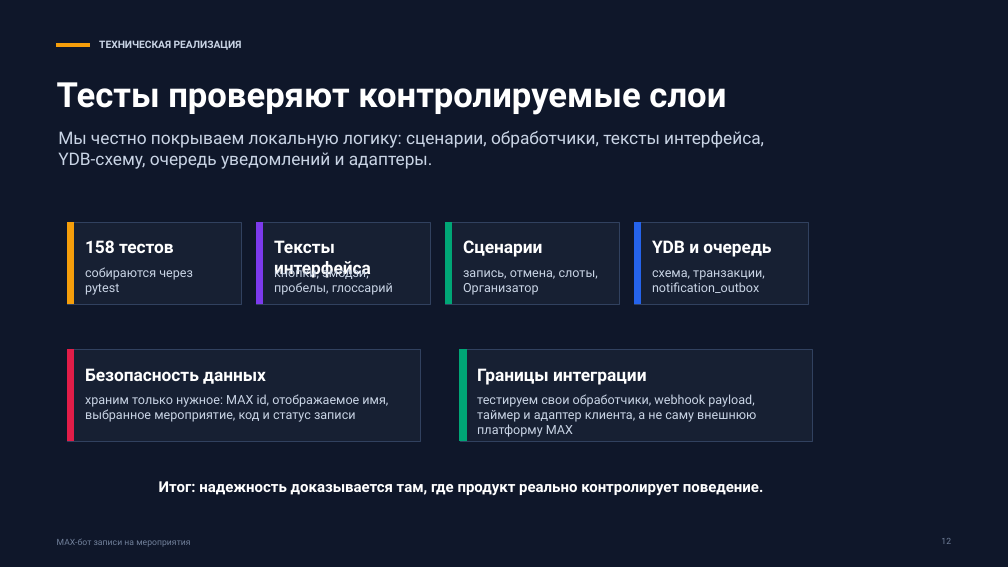
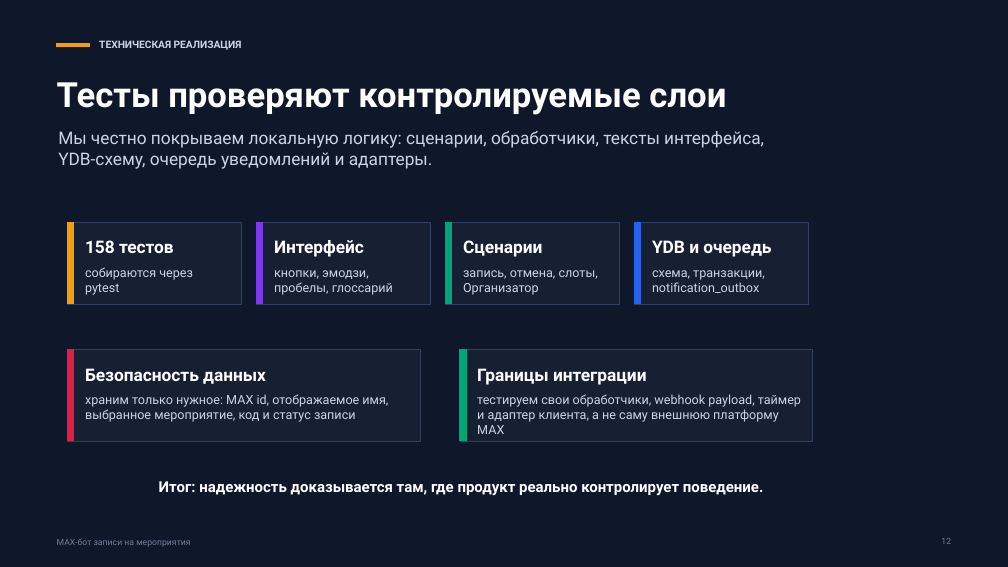
Before and after one commit to ThereDrD0/max, a slide deck: slide 12 of docs/presentations/max-bot-meetup.pptx. Drawn at 1008x567 pixels with LibreOffice and Linux fonts; fonts in the diff are those of the drawing. Boxes give left, top, right and bottom in pixels: in the first picture for what was removed or moved away, otherwise in the second. Text is boxed around its words. In the diff, an @@ line names an element or a change of style, - is before the commit and + after.

```diff
--- a/docs/presentations/max-bot-meetup.pptx
+++ b/docs/presentations/max-bot-meetup.pptx
@@ text at bbox=[274, 240, 364, 257]: text changed @@
-Тексты интерфейса
+Интерфейс
@@ text "тестируем свои обработчики, webhook payload, ..." rewrapped from bbox=[477, 394, 756, 437] to bbox=[477, 394, 801, 434] @@
```
Also in this commit, not shown: 11 other slides changed, 1 slide added.
